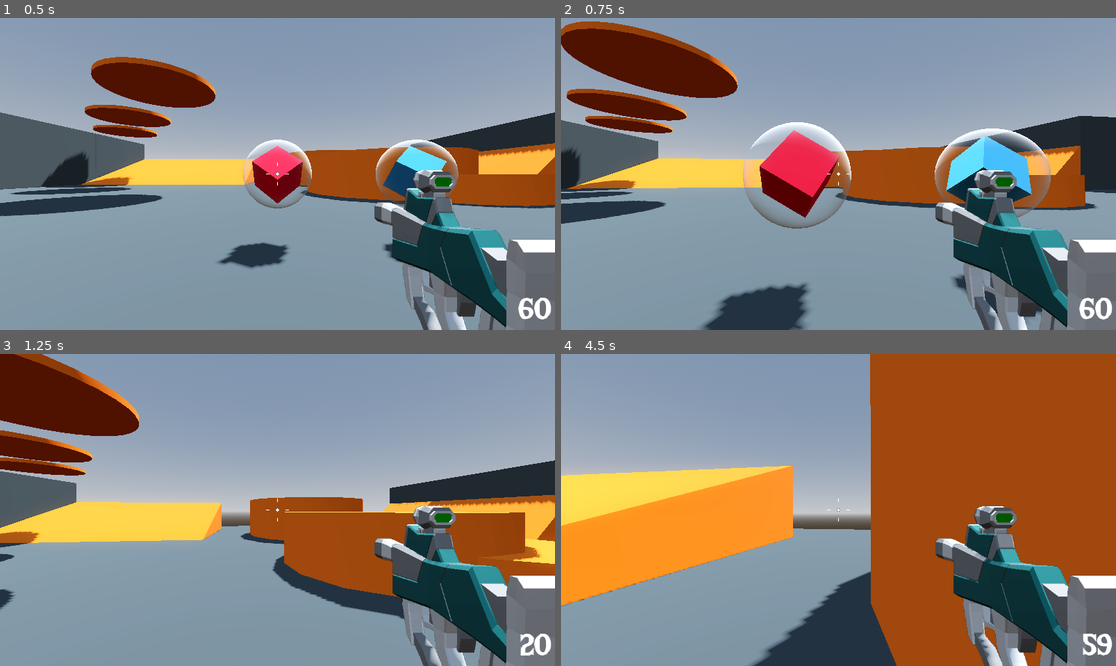
Above: before the commit, frames 1-4 (two rows, left to right).
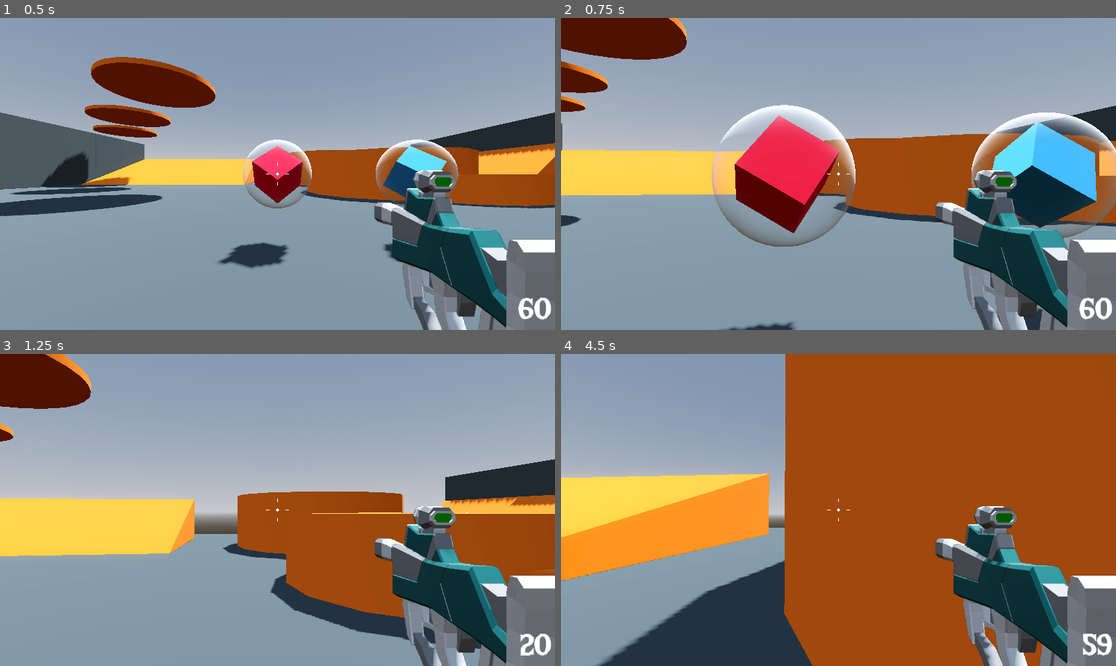
Above: after the commit, the same moments.

Repository: DTNevaeha/Shootout
Game: Godot game, scene res://Levels/SandBox.tscn
Two runs of this game, one before a commit and one after it. Both use one fixed random seed, a clock stepped at 60 frames per second and the inputs below.
Inputs (mouse positions are in pixels of both pictures, inside the frame that each line leads up to):
- Up to frame 1 (0.5 s): no input
- Up to frame 2 (0.75 s): move the mouse to (866, 174) at 0.52 s; hold W (move_forward) from 0.53 s (still down); hold Right mouse button (aim, bound only after the commit) from 0.53 s (still down)
- Up to frame 3 (1.25 s): keep holding W (move_forward); keep holding Right mouse button (aim, bound only after the commit); tap Space (jump) at 0.77 s
- Up to frame 4 (4.5 s): keep holding W (move_forward); move the mouse to (810, 510) at 1.27 s; release Right mouse button (aim, bound only after the commit) at 1.28 s; click (810, 510) at 1.35 s; tap Space (jump) at 1.52, 3.02, 3.77 s; right-click (810, 510) at 1.55 s; move the mouse to (849, 503) at 2.02 s; hold Mouse wheel up (next_weapon) 2.03-2.78 s; right-click (849, 503) at 2.3 s; move the mouse to (832, 516) at 2.77 s; tap Mouse wheel down (previous_weapon) at 2.85 s; right-click (832, 516) at 3.05 s; move the mouse to (877, 513) at 3.52 s; hold 1 (weapon_1) 3.53-4.28 s; right-click (877, 513) at 3.8 s; move the mouse to (794, 506) at 4.27 s; tap 2 (weapon_2) at 4.35 s

Frame 1 is identical in both runs. In frame 2, 29% of the frame differs, in the area x 0-100%, y 0-100%; in frame 3, 16%; in frame 4, 26%.

Commit message:
Player can now zoom in/out

Diff:
--- a/Player/player.gd
+++ b/Player/player.gd
@@ -2,14 +2,20 @@
 
 const SPEED = 5.0
 
+@export var aim_multiplier := 0.7
 @export var jump_height: float = 1.0
 @export var fall_multiplyer: float = 2.5
 @export var max_hitpoints := 100
 
+@onready var ammo_handler: Node = %AmmoHandler
 @onready var camera_pivot: Node3D = $CameraPivot
 @onready var damage_animation_player: AnimationPlayer = $DamageTexture/DamageAnimationPlayer
 @onready var game_over_menu: Control = $GameOverMenu
-@onready var ammo_handler: Node = %AmmoHandler
+@onready var smooth_camera: Camera3D = %SmoothCamera
+@onready var weapon_camera: Camera3D = %WeaponCamera
+
+@onready var smooth_camera_fov := smooth_camera.fov
+@onready var weapon_camera_fov := weapon_camera.fov
 
 # Get the gravity from the project settings to be synced with RigidBody nodes.
 var gravity: float = ProjectSettings.get_setting("physics/3d/default_gravity")
@@ -27,6 +33,15 @@
 
 func _ready() -> void:
 	Input.mouse_mode = Input.MOUSE_MODE_CAPTURED
+
+
+func _process(delta: float) -> void:
+	if Input.is_action_pressed("aim"):
+		smooth_camera.fov = lerp(smooth_camera.fov, smooth_camera_fov * aim_multiplier, delta * 20.0)
+		weapon_camera.fov = lerp(weapon_camera_fov, weapon_camera_fov * aim_multiplier, 20.0)
+	else:
+		smooth_camera.fov = lerp(smooth_camera.fov, smooth_camera_fov, delta * 30.0)
+		weapon_camera.fov = lerp(weapon_camera.fov, weapon_camera_fov, delta * 30.0)
 
 
 func _physics_process(delta: float) -> void:
@@ -49,6 +64,9 @@
 	if direction:
 		velocity.x = direction.x * SPEED
 		velocity.z = direction.z * SPEED
+		if Input.is_action_pressed("aim"):
+			velocity.x *= aim_multiplier
+			velocity.z *= aim_multiplier
 	else:
 		velocity.x = move_toward(velocity.x, 0, SPEED)
 		velocity.z = move_toward(velocity.z, 0, SPEED)
@@ -60,6 +78,8 @@
 	if event is InputEventMouseMotion:
 		if Input.mouse_mode == Input.MOUSE_MODE_CAPTURED:
 			mouse_motion = -event.relative * 0.002 # This sets up mouse senativeity
+			if Input.is_action_pressed("aim"):
+				mouse_motion *= aim_multiplier
 	if Input.MOUSE_MODE_CAPTURED:
 		if event.is_action_pressed("ui_cancel"):
 			Input.mouse_mode = Input.MOUSE_MODE_VISIBLE
--- a/Player/player.tscn
+++ b/Player/player.tscn
@@ -92,6 +92,7 @@
 [node name="CameraPivot" type="Node3D" parent="."]
 
 [node name="SmoothCamera" type="Camera3D" parent="CameraPivot"]
+unique_name_in_owner = true
 transform = Transform3D(1, 0, 0, 0, 1, 0, 0, 0, 1, 0, 0.3, 0)
 top_level = true
 cull_mask = 1048573
@@ -115,6 +116,7 @@
 render_target_update_mode = 4
 
 [node name="WeaponCamera" type="Camera3D" parent="SubViewportContainer/SubViewport"]
+unique_name_in_owner = true
 transform = Transform3D(1, 0, 0, 0, 1, 0, 0, 0, 1, 0, 0.3, 0)
 cull_mask = 2
 fov = 40.0
--- a/project.godot
+++ b/project.godot
@@ -67,3 +67,8 @@
 "events": [Object(InputEventMouseButton,"resource_local_to_scene":false,"resource_name":"","device":-1,"window_id":0,"a …(257 unchanged characters)…
 ]
 }
+aim={
+"deadzone": 0.5,
+"events": [Object(InputEventMouseButton,"resource_local_to_scene":false,"resource_name":"","device":-1,"window_id":0,"alt_pressed":false,"shift_pressed":false,"ctrl_pressed":false,"meta_pressed":false,"button_mask":2,"position":Vector2(158, 19),"global_position":Vector2(162, 60),"factor":1.0,"button_index":2,"canceled":false,"pressed":true,"double_click":false,"script":null)
+]
+}
